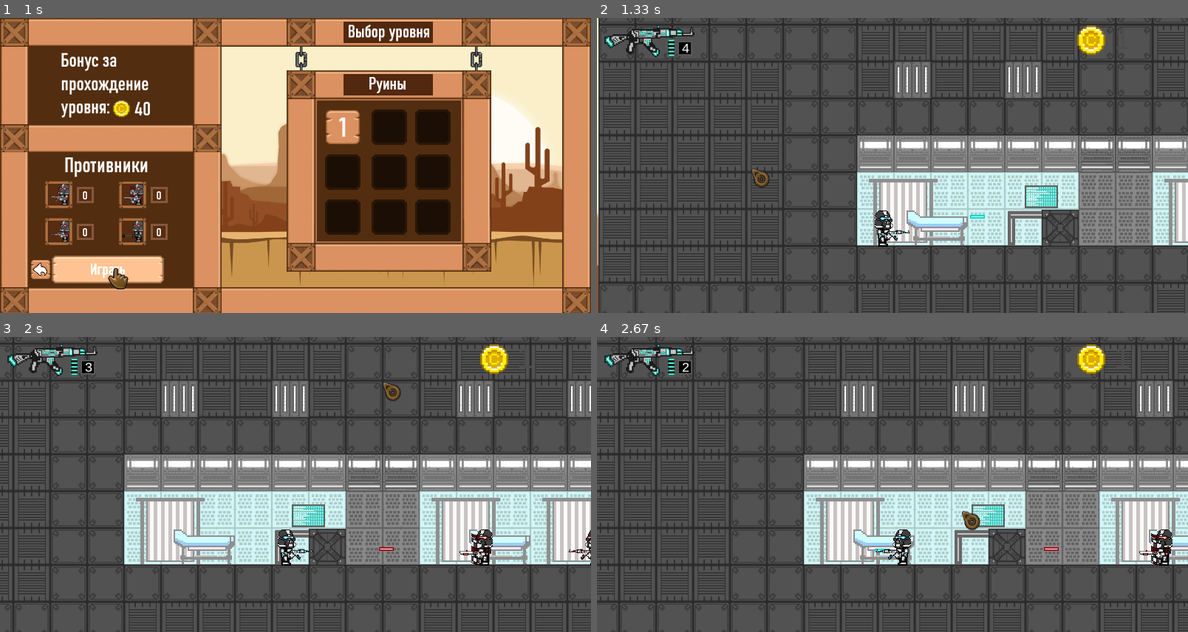
Above: before the commit, frames 1-4 (two rows, left to right).
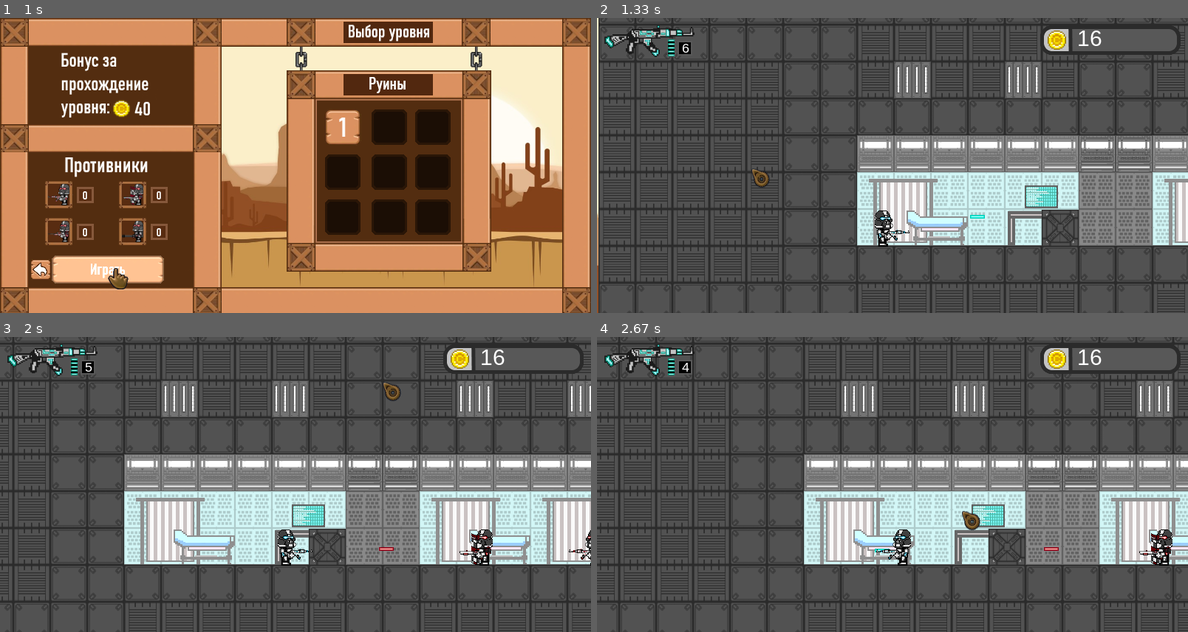
Above: after the commit, the same moments.

Repository: DABer1805/Teplyakov_Roman_and_Berezhnoy_Dmitry_PyGame_project
Game: pygame game, started from main.py
The game is run twice, just before and just after one commit, with the same random seed, the same clock (stepped at 60 frames per second) and the same inputs.
Inputs (mouse positions are in pixels of both pictures, inside the frame that each line leads up to):
- Up to frame 1 (1 s): click (106, 74) at 0.38 s; click (106, 265) at 0.72 s
- Up to frame 2 (1.33 s): click (750, 168) at 1.12 s
- Up to frame 3 (2 s): hold D 1.37-1.83 s; click (354, 549) at 1.45 s; hold D from 1.87 s (still down); click (384, 381) at 1.95 s
- Up to frame 4 (2.67 s): release D at 2.33 s; hold A from 2.37 s (still down); click (963, 511) at 2.45 s

Frame 1 is identical in both runs. In frame 2, 1.2% of the frame differs, in the area x 14-99%, y 2-13%; in frame 3, 1.3%; in frame 4, 1.4%.

Commit message:
feat: Completion of coin development

Diff:
--- a/classes.py
+++ b/classes.py
@@ -35,16 +35,18 @@
 
 
 class Coin(AnimatedSprite):
-    def __init__(self, sheets, type, columns, rows, x, y, target_group,
+    def __init__(self, selection_sound, sheets, type, columns, rows, x, y,
+                 target_group,
                  all_sprites):
         super().__init__(sheets[type], columns, rows, x, y,
                          target_group, all_sprites)
+        self.selection_sound = selection_sound
         cost = None
         if type == 0:
             cost = 1
         elif type == 1:
             cost = 5
-        elif type == 3:
+        elif type == 2:
             cost = 15
         self.cost = cost
 
@@ -162,62 +164,66 @@
                     Wall(
                         self.bricks_group, self.all_sprites,
                         tile_images[elem], x + self.x * 8, y + self.y * 8,
-                                           self.x + self.y * 8
+                                           self.x + self.y * 8 - 1
                     )
                 elif elem in ('#', '_', '-', '*', '/', '0', '1', '2', '3',
                               '4', '5', '6', '6', '7', '8', '9'):
                     PhantomTile(
                         self.phantom_group, self.all_sprites,
                         tile_images[elem], x + self.x * 8, y + self.y * 8,
-                                           self.x + self.y * 8
+                                           self.x + self.y * 8 - 1
                     )
                 elif elem in ('b', 'B'):
                     Box(
                         self.boxes_group, self.all_sprites,
                         tile_images[elem], x + self.x * 8, y + self.y * 8,
-                                           self.x + self.y * 8
+                                           self.x + self.y * 8 - 1
                     )
                 elif elem == 'o':
                     Enemy(
                         [self.enemies_group, self.all_sprites],
                         enemy_images[0], x + self.x * 8, y + self.y * 8,
-                                         self.x + self.y * 8, is_static=True
+                                         self.x + self.y * 8 - 1,
+                        is_static=True
                     )
                 elif elem == 'O':
                     Enemy([self.enemies_group, self.all_sprites],
                           enemy_images[0], x + self.x * 8, y + self.y * 8,
-                          self.x + self.y * 8)
+                          self.x + self.y * 8 - 1)
                 elif elem == 'h':
                     HeavyEnemy(
                         [self.enemies_group, self.all_sprites],
                         enemy_images[1], x + self.x * 8, y + self.y * 8,
-                                         self.x + self.y * 8, is_static=True
+                                         self.x + self.y * 8 - 1,
+                        is_static=True
                     )
                 elif elem == 'H':
                     HeavyEnemy([self.enemies_group, self.all_sprites],
                                enemy_images[1], x + self.x * 8,
-                               y + self.y * 8, self.x + self.y * 8)
+                               y + self.y * 8, self.x + self.y * 8 - 1)
                 elif elem == 'a':
                     ArmoredEnemy(
                         [self.enemies_group, self.all_sprites],
                         enemy_images[2], x + self.x * 8, y + self.y * 8,
-                                         self.x + self.y * 8, is_static=True
+                                         self.x + self.y * 8 - 1,
+                        is_static=True
                     )
                 elif elem == 'A':
                     ArmoredEnemy([self.enemies_group, self.all_sprites],
                                  enemy_images[2], x + self.x * 8,
-                                 y + self.y * 8, self.x + self.y * 8)
+                                 y + self.y * 8, self.x + self.y * 8 - 1)
                 elif elem == 'm':
                     MarksmanEnemy(
                         [self.enemies_group, self.all_sprites],
                         enemy_images[3], x + self.x * 8, y + self.y * 8,
-                                         self.x + self.y * 8, is_static=True
+                                         self.x + self.y * 8 - 1,
+                        is_static=True
                     )
                 elif elem == 'M':
                     MarksmanEnemy(
                         [self.enemies_group, self.all_sprites],
                         enemy_images[3], x + self.x * 8, y + self.y * 8,
-                                         self.x + self.y * 8
+                                         self.x + self.y * 8 - 1
                     )
 
     def render(self, screen, camera, player_group, shot_sounds,
@@ -298,6 +304,15 @@
 
         self.boxes_group.draw(screen)
         for coin in self.coins_group:
+            player = pygame.sprite.spritecollide(coin, player_group, False)
+            if pygame.sprite.spritecollideany(coin, player_group):
+                player[0].coins += coin.cost
+                coin.selection_sound.play()
+                coin.kill()
+
+            if pygame.sprite.spritecollideany(coin, self.boxes_group):
+                coin.y -= 7
+                coin.rect.y -= 5
             if coin.counter == 2:
                 coin.update()
                 coin.counter = 0
@@ -417,6 +432,14 @@
         # Подключаемся к базе данных
         self.con = sqlite3.connect('DataBase.sqlite')
         self.cur = self.con.cursor()
+
+        self.coins = self.cur.execute(
+            "SELECT Coins FROM Player_data"
+        ).fetchone()[0]
+
+        self.damage = self.cur.execute(
+            "SELECT Damage FROM Player_data"
+        ).fetchone()[0]
 
         # HP игрока
         self.hp = self.cur.execute('SELECT HP FROM Player_data').fetchone()[0]
@@ -627,7 +650,7 @@
 
     def update(self, destructible_groups, indestructible_groups,
                destroy_sounds, hit_sounds, player_group, camera,
-               screen, drop_images, chunks):
+               screen, drop_images, selection_sound, chunks):
         """ Перемещение снаряда """
         self.destroy_timer -= 1
         if not self.destroy_timer:
@@ -669,7 +692,7 @@
                         coin_type = 0
                     if coin_type is not None:
                         Coin(
-                            drop_images[:3], coin_type, 8, 1,
+                            selection_sound, drop_images[:3], coin_type, 8, 1,
                             destructible_sprites_hit_list[0].x + 5,
                             destructible_sprites_hit_list[0].y + 5,
                             chunks[destructible_sprites_hit_list[
--- a/main.py
+++ b/main.py
@@ -16,8 +16,7 @@
 from constants import WIDTH, HEIGHT, FPS, STEP, DIRECTION_LEFT, \
     DIRECTION_RIGHT, BORDER_WIDTH, IMPROVEMENT_SCALE_WIDTH, BULLET_WIDTH
 
-from classes import Player, Enemy, Wall, Box, Camera, Bullet, Button, Ray, \
-    PhantomTile, Chunk
+from classes import Player, Camera, Bullet, Button, Chunk
 
 # Подключаемся к базе данных
 con = sqlite3.connect('DataBase.sqlite')
@@ -44,7 +43,6 @@
 # Игрок
 player: Optional[Player] = None
 
-player_group = pygame.sprite.Group()
 bullet_group = pygame.sprite.Group()
 
 
@@ -110,7 +108,8 @@
 
 def generate_level(level_map):
     """ Генерация уровня """
-    global level_x, level_y
+    global level_x, level_y, player_group
+    player_group = pygame.sprite.Group()
     chunks = []
     player = Player((player_group,), PLAYER_IMAGE, 9, 12)
     level_x, level_y = 7, 3
@@ -158,12 +157,12 @@
     # Отрисовываем картинку для счётчика пуль
     virtual_surface.blit(AMMO_COUNTER_IMAGE, (10, 10))
     # Отрисовываем картинку для счётчика монет
-    virtual_surface.blit(COIN_COUNTER_IMAGE, (650, 10))
+    virtual_surface.blit(COIN_COUNTER_IMAGE, (600, 10))
     # Отрисовываем количество пуль у игрока
     print_text(str(ammo) if ammo else '-', 112 if ammo > 9 else 115, 30,
                "white", font_size=18)
     # Отрисовываем количество монет у игрока
-    print_text(str(coins), 700, 5, "gray30", font_size=40)
+    print_text(str(coins), 650, 10, "white", font_size=30)
 
 
 def pil_image_to_surface(pil_image: Image) -> pygame.Surface:
@@ -414,12 +413,6 @@
 collide_side = ''
 # счетчик прыжка
 jump_counter = 0
-
-# Монетки игрока
-coins = cur.execute("SELECT Coins FROM Player_data").fetchone()[0]
-
-# Урон игрока
-player_damage = cur.execute("SELECT Damage FROM Player_data").fetchone()[0]
 
 # Нажата ли кнопка стрельбы
 button_pushed = False
@@ -642,17 +635,18 @@
 
 
 def upgrade(idx):
-    global improvement_scales, coins, buttons
+    global improvement_scales, buttons
     # проверка наличия нужной суммы монет для пользователя
-    if coins - improvement_scales[current_characteristics_target][2][idx][
+    if player.coins - improvement_scales[current_characteristics_target][
+        2][idx][
         improvement_scales[current_characteristics_target][0][idx][3]
     ] >= 0:
         # вычитание цены из общей суммы монет пользователя и обновление
         # баланса в БД
-        coins -= improvement_scales[current_characteristics_target][2][idx][
+        player.coins -= improvement_scales[current_characteristics_target][2][idx][
             improvement_scales[current_characteristics_target][0][idx][3]
         ]
-        cur.execute(f'UPDATE Player_data SET Coins = {coins}')
+        cur.execute(f'UPDATE Player_data SET Coins = {player.coins}')
         con.commit()
         # проверка на заполнение полоски до конца (всего 5 делений по 0.2)
         if improvement_scales[current_characteristics_target][0][idx][2] != 1:
@@ -717,7 +711,7 @@
     :param scale: характеристика из категории
     """
 
-    global player, shot_delay, player_damage
+    global player, shot_delay
     if characteristic == 'ak-47':
         if scale == 'Ammo':
             player.ammo = cur.execute(
@@ -728,7 +722,7 @@
                 'SELECT Shot_delay FROM Player_data'
             ).fetchone()[0]
         elif scale == 'Damage':
-            player_damage = cur.execute(
+            player.damage = cur.execute(
                 "SELECT Damage FROM Player_data"
             ).fetchone()[0]
     elif characteristic == 'player':
@@ -933,7 +927,8 @@
                     new_bul = Bullet(
                         bullet_group, BULLET_IMAGE, player.direction,
                         x,
-                        player.y + player.rect.h // 2 + 2
+                        player.y + player.rect.h // 2 + 2,
+                        damage=player.damage
                     )
                     shot_delay = 25
             else:
@@ -979,7 +974,8 @@
                     [ENEMY_DESTROY_SOUND, BOX_DESTROY_SOUND],
                     [HIT_SOUND, SHIELD_HIT_SOUND],
                     player_group, camera,
-                    virtual_surface, COINS_SHEETS, chunks
+                    virtual_surface, COINS_SHEETS, COIN_SELECTION_SOUND,
+                    chunks
                 )
             # Обновляем таймер щита игрока
             if player.shield_recharge:
@@ -1041,7 +1037,7 @@
                 camera.update(dx, 5)
             else:
                 on_ground = True
-            show_dashboard(player.ammo, coins)
+            show_dashboard(player.ammo, player.coins)
         else:
             virtual_surface.blit(blured_background_image, (0, 0))
             if current_menu == 1:
Binary file changed: DataBase.sqlite
Binary file changed: data/images/coin_counter.png
